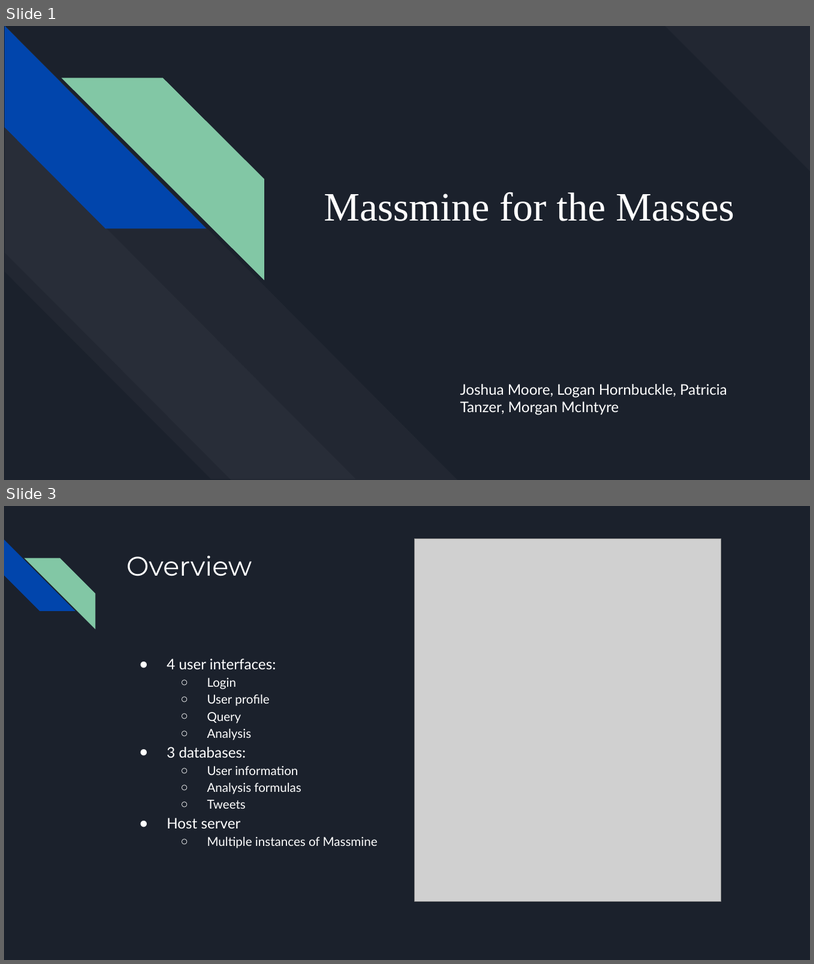
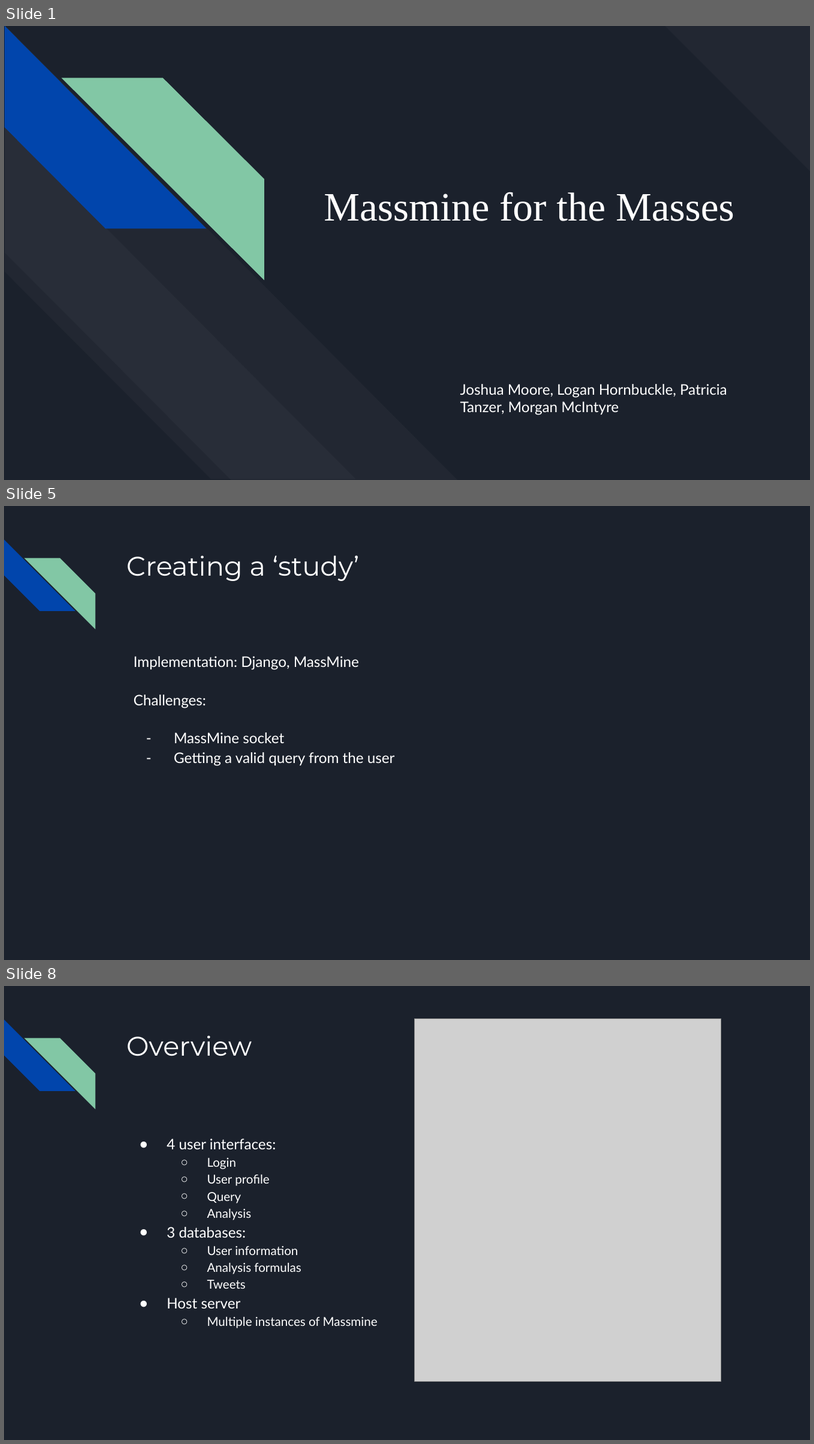
Before and after one commit to JoshCMoore/Massmine-for-the-Masses, a slide deck: documentation/slides/PresentationFeb7.pptx. Shown one above the other, each under a label of ours: slides 1 and 3 before the commit, slides 1, 5 and 8 after it; the slides between them are not shown. The pictures are 814x964 and 814x1444 pixels, drawn with LibreOffice and Linux fonts; fonts in the diff are those of the drawing; grey boxes stand for pictures. Boxes give left, top, right and bottom in pixels: in the first picture for what was removed or moved away, otherwise in the second. Text is boxed around its words. In the diff, an @@ line names an element or a change of style, - is before the commit and + after.

```diff
--- a/documentation/slides/PresentationFeb7.pptx
+++ b/documentation/slides/PresentationFeb7.pptx
@@ slide 5 added at box(4, 506, 810, 960), background #1B212C; not listed: 2 template elements that a slide beside it also shows @@
@@ title added at box(126, 555, 360, 581), 24 pt, text #FFFFFF @@
+Creating a ‘study’
@@ text added at box(134, 656, 395, 766), 13 pt, text #FFFFFF @@
+Implementation: Django, MassMine
+Challenges:
+– MassMine socket
+– Getting a valid query from the user
@@ what was slide 3 is now slide 8 @@
```
Also in this commit, not shown: 2 slides changed, 4 other slides added, 2 slides removed.
